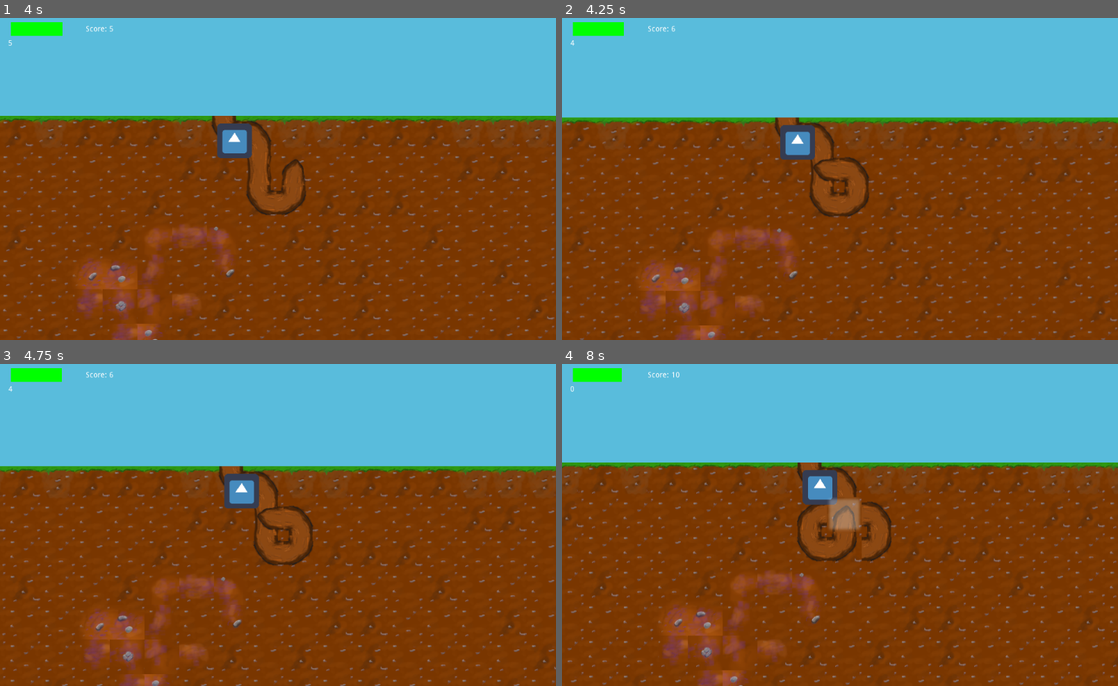
Above: before the commit, frames 1-4 (two rows, left to right).
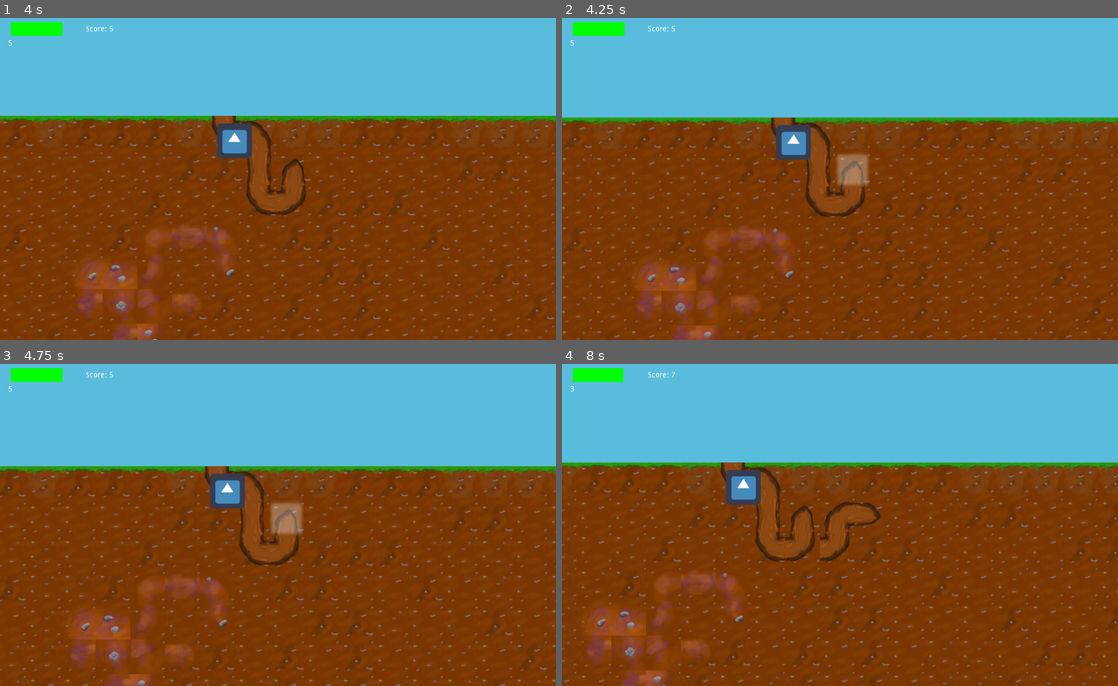
Above: after the commit, the same moments.

Repository: Sushperson/Tree-Simulator-2023
Game: Godot game, scene res://Scenes/World.tscn
Two runs of this game, one before a commit and one after it. Both use one fixed random seed, a clock stepped at 60 frames per second and the inputs below. The engine's default icon, where the game draws it, is replaced by a stand-in: a white triangle on a blue panel in a dark square.
Inputs:
- Up to frame 1 (4 s): tap Enter at 0.5 s; hold D (right) 0.53-1.28 s; hold S (down) 1.28-2.03 s; hold D (right) 2.03-2.78 s; hold W (up) 2.78-3.53 s; hold A (left) from 3.53 s (still down)
- Up to frame 2 (4.25 s): keep holding A (left); tap P (pause) at 4.15 s
- Up to frame 3 (4.75 s): keep holding A (left)
- Up to frame 4 (8 s): release A (left) at 5.03 s; hold S (down) 5.03-5.78 s; hold D (right) 5.78-6.53 s; hold W (up) 6.53-7.28 s; hold D (right) from 7.28 s (still down)

Frame 1 is identical in both runs. In frame 2, 8.7% of the frame differs, in the area x 0-100%, y 1-100%; in frame 3, 11%; in frame 4, 15%.

Commit message:
collision with other roots now implemented

Diff:
--- a/Tree_sim/Scripts/World.gd
+++ b/Tree_sim/Scripts/World.gd
@@ -43,19 +43,31 @@
 # Called every frame. 'delta' is the elapsed time since the previous frame.
 #func _process(delta):
 #	pass
-func ist_wurzel_fit():
-	var player = get_node("Player")
-	if player.remaining_current_root_tiles <= 0:
+func can_root_move():
+	var player = get_node("Player")
+	if player.remaining_current_root_tiles <= 0 or not target_cell_free(player.get_pos_vec(), player.move_dir):
 		change_mode(spiel_modi.back_wurzeln)
 		return false
 	else:
 		player.remaining_current_root_tiles -= 1
 		return true
 
+# change the gamemode
 func change_mode(mode):
 	in_spiel_modus = mode
 	if(mode == spiel_modi.back_wurzeln):
-		get_node("Player").move_dir = Vector2(0,0)
+		var player = get_node("Player")
+		player.move_dir = Vector2(0,0)
+
+		var rootgrid = get_node("RootGrid")
+		if player.last_move_dir == Vector2(0,1):
+			rootgrid.set_cell(player.pos_x, player.pos_y, 10)
+		elif player.last_move_dir == Vector2(1,0):
+			rootgrid.set_cell(player.pos_x, player.pos_y, 7)
+		elif player.last_move_dir == Vector2(-1,0):
+			rootgrid.set_cell(player.pos_x, player.pos_y, 9)
+		elif player.last_move_dir == Vector2(0,-1):
+			rootgrid.set_cell(player.pos_x, player.pos_y, 8)
 
 func _process(delta):
 	if Input.is_action_pressed("pause"):
@@ -64,13 +76,14 @@
 		else:
 			change_mode(spiel_modi.wurzeln)
 
-
+# process a single game step
 func tick():
 	get_node("Tick_clock").start(tick_length)
 	var player = get_node("Player")
 
 	if in_spiel_modus == spiel_modi.wurzeln:
-		if ist_wurzel_fit():
+		if can_root_move():
+
 			#move the player
 			player.move()
 			player.position = Vector2(player.pos_x * tile_size + tile_size/2, player.pos_y * tile_size + tile_size/2)
@@ -89,7 +102,7 @@
 			change_mode(spiel_modi.verloren)
 			get_node("HUD/DebugCamSize").set_text('the tree has died') # ?? verloren text
 			print('verloren')
-		elif(player.move_dir and target_cell_free(player.get_pos_vec(), player.move_dir) and ist_wurzel_fit()):
+		elif(player.move_dir and target_cell_free(player.get_pos_vec(), player.move_dir) and can_root_move()):
 			player.move()
 			player.position = Vector2(player.pos_x * tile_size + tile_size/2, player.pos_y * tile_size + tile_size/2)
 			change_mode(spiel_modi.wurzeln)
@@ -167,15 +180,7 @@
 		sprite.texture = load("res://assets/wurzel_highlight.png")
 		sprite.modulate.a = 0.3
 
-		if player.remaining_current_root_tiles <= 0:
-			if player.last_move_dir == Vector2(0,1):
-				rootgrid.set_cell(player.pos_x, player.pos_y, 10)
-			elif player.last_move_dir == Vector2(1,0):
-				rootgrid.set_cell(player.pos_x, player.pos_y, 7)
-			elif player.last_move_dir == Vector2(-1,0):
-				rootgrid.set_cell(player.pos_x, player.pos_y, 9)
-			elif player.last_move_dir == Vector2(0,-1):
-				rootgrid.set_cell(player.pos_x, player.pos_y, 8)
+
 
 	elif in_spiel_modus == spiel_modi.wurzeln:
 		sprite.texture = load("res://assets/wurzel/ende_o.png")
